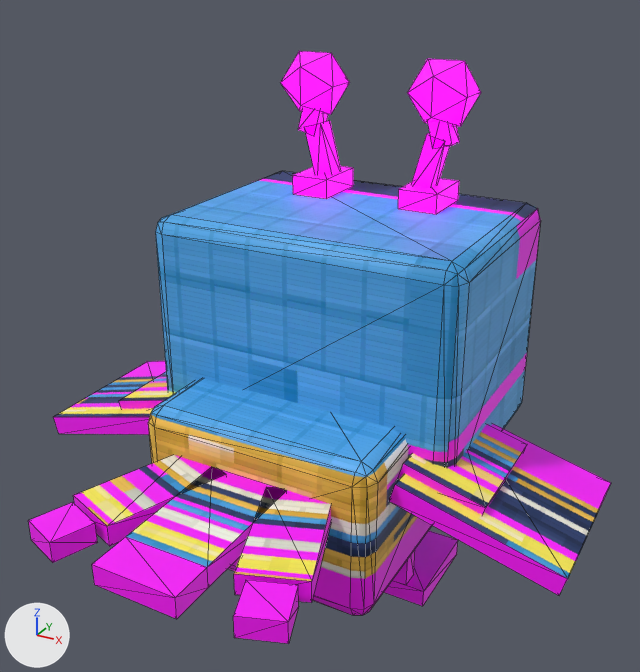
What one commit did to the glTF model assets/models/Zapfinch/Zapfinch.glb.
The view is the same before and after, from a 50 mm camera at (2.4, -4.28, 3.98) aimed at (0.02, 0.05, 1.82). The axes (+X, +Y, +Z) are drawn at lower left. The lights are the same throughout. The older version comes first. Mesh edges are drawn as thin lines. Vertices at exactly the same position are counted once.

Names of what the first picture shows: 'Body', 'crestL', 'crestR', 'tail', 'wingL', 'wingR'.
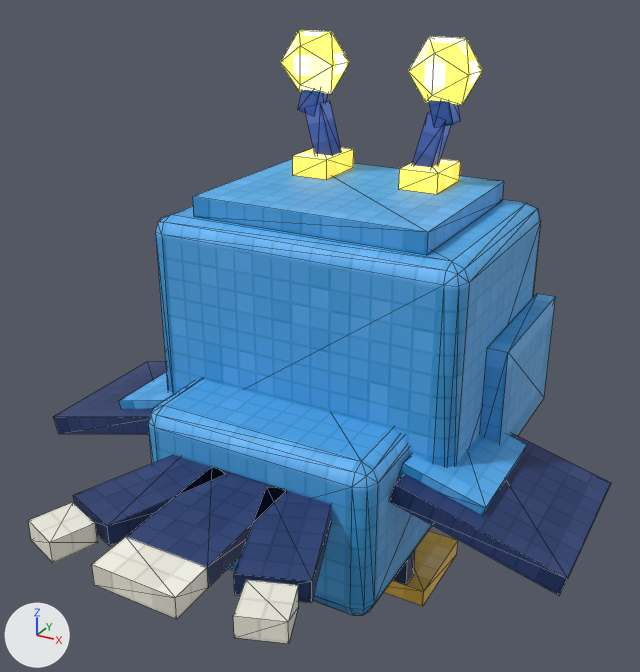
Pixel boxes (x1, y1, x2, y2) of what changed, in the pictures (640 x 672 px):
'Body', reshaped
    before: (148, 171, 541, 615)
    after: (148, 159, 556, 615)
'crestR', surface changed, moved
    before: (398, 59, 481, 214)
    after: (399, 36, 483, 194)
'crestL', surface changed, moved
    before: (281, 51, 353, 199)
    after: (280, 30, 354, 180)
part 1 of me_body, added (blue)
    after: (192, 159, 556, 443)
part 2 of me_body, surface changed
    before: (148, 171, 541, 615)
    after: (148, 200, 541, 615)
part 5 of me_tail, surface changed
    both: (28, 455, 331, 644)
part 6 of me_wingl, surface changed (pink to blue)
    both: (53, 361, 176, 435)
part 7 of me_wingr, surface changed (darker)
    before: (389, 424, 611, 595)
    after: (389, 433, 611, 595)

What the commit changed:
me_body is used by ob_body; location (0.0, 0.0, 0.0).
me_body had 188 vertices, 304 faces and spanned x -1.0..1.0, y -0.75..1.75, z 0.0..2.5.
me_body now has 212 vertices, 334 faces and spans x -1.12..1.13, y -0.75..1.75, z 0.0..2.62.
Part 1, on me_body:
16 vertices are added at x -1.12..1.13, y -0.13..1.25, z 1.12..2.62.
8 new vertices lie (0.0, 0.0, 0.76) away from vertices in x -1.12..1.13, y 0.25..1.25, z 1.12.
30 new faces join them.
me_body part 2: 304 kept faces spanning x -1.0..1.0, y -0.75..1.75, z 0.0..2.5 get new texture (UV) coordinates.
me_crestl has 36 vertices, 56 faces and spans x -0.25..0.125, y -0.188..0.188, z 0.0..0.875.
me_crestl is used by ob_crestl; location (-0.375, 0.812, 2.5).
me_crestl part 3: texture (UV) coordinates of 56 of 56 faces, centred in x -0.226..0.125, y -0.188..0.188, z 0.0..0.851, changed; they spanned u 0.21..0.83, v 0.01..0.34 and now span u 0.0..0.99, v 0.43..0.59.
me_crestr has 36 vertices, 56 faces and spans x -0.125..0.25, y -0.188..0.188, z 0.0..0.875.
me_crestr is used by ob_crestr; location (0.375, 0.812, 2.5).
me_crestr part 4: texture (UV) coordinates of 56 of 56 faces, centred in x -0.125..0.226, y -0.188..0.188, z 0.0..0.851, changed; they spanned u 0.16..0.81, v 0.01..0.34 and now span u 0.06..0.71, v 0.43..0.59.
me_tail has 44 vertices, 70 faces and spans x -0.79..0.79, y -1.0..0.1, z -0.06..0.06.
me_tail is used by ob_tail; location (0.0, -0.75, 1.188).
me_tail part 5: texture (UV) coordinates of 70 of 70 faces, centred in x -0.76..0.76, y -1.0..0.06, z -0.06..0.06, changed; they spanned u 0.0..1.0, v 0.01..0.6 and now span u 0.0..0.98, v 0.43..0.64.
me_wingl has 16 vertices, 24 faces and spans x -0.999..0.008, y -0.5..0.5, z -0.315..0.125.
me_wingl is used by ob_wingl; location (-0.75, 0.0, 1.25).
me_wingl part 6: texture (UV) coordinates of 24 of 24 faces, centred in x -0.988..-0.003, y -0.5..0.5, z -0.275..0.085, changed; they spanned u 0.0..1.0, v 0.05..0.6 and now span u 0.0..0.93, v 0.46..0.71.
me_wingr has 16 vertices, 24 faces and spans x -0.008..0.999, y -0.5..0.5, z -0.315..0.125.
me_wingr is used by ob_wingr; location (0.75, 0.0, 1.25).
me_wingr part 7: texture (UV) coordinates of 24 of 24 faces, centred in x 0.003..0.988, y -0.5..0.5, z -0.275..0.085, changed; they spanned u 0.32..0.95, v 0.05..0.6 and now span u 0.14..0.99, v 0.46..0.71.
Object 'crestL' (ob_crestl) moves from (-0.375, 0.812, 2.5) to (-0.375, 0.812, 2.625).
Object 'crestR' (ob_crestr) moves from (0.375, 0.812, 2.5) to (0.375, 0.812, 2.625).
